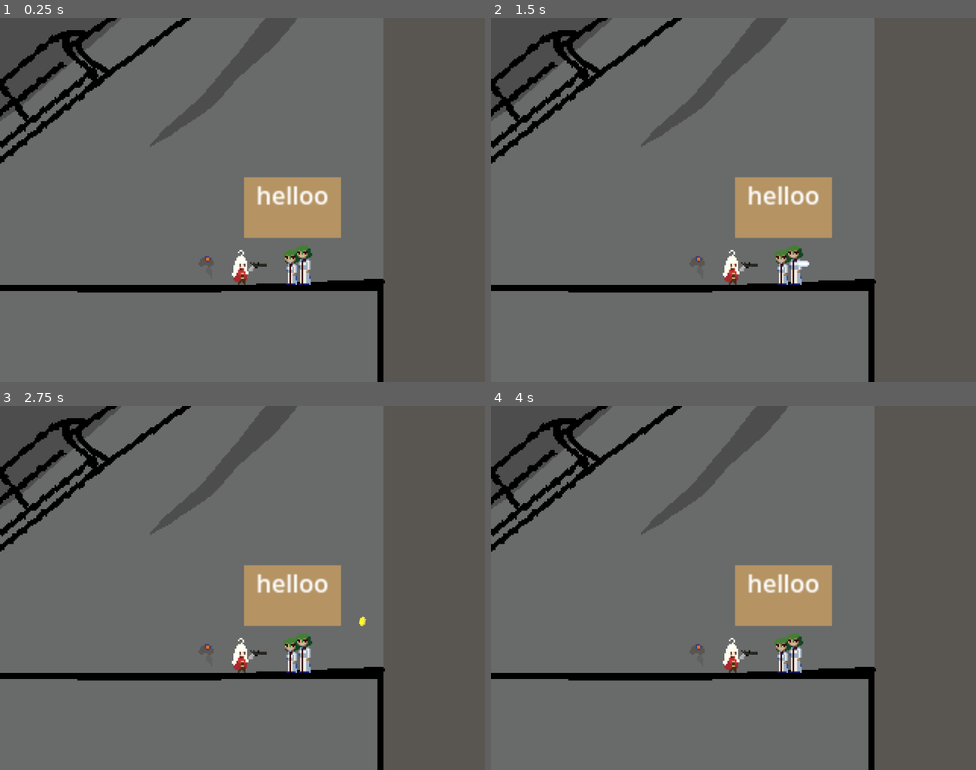
Above: before the commit, frames 1-4 (two rows, left to right).
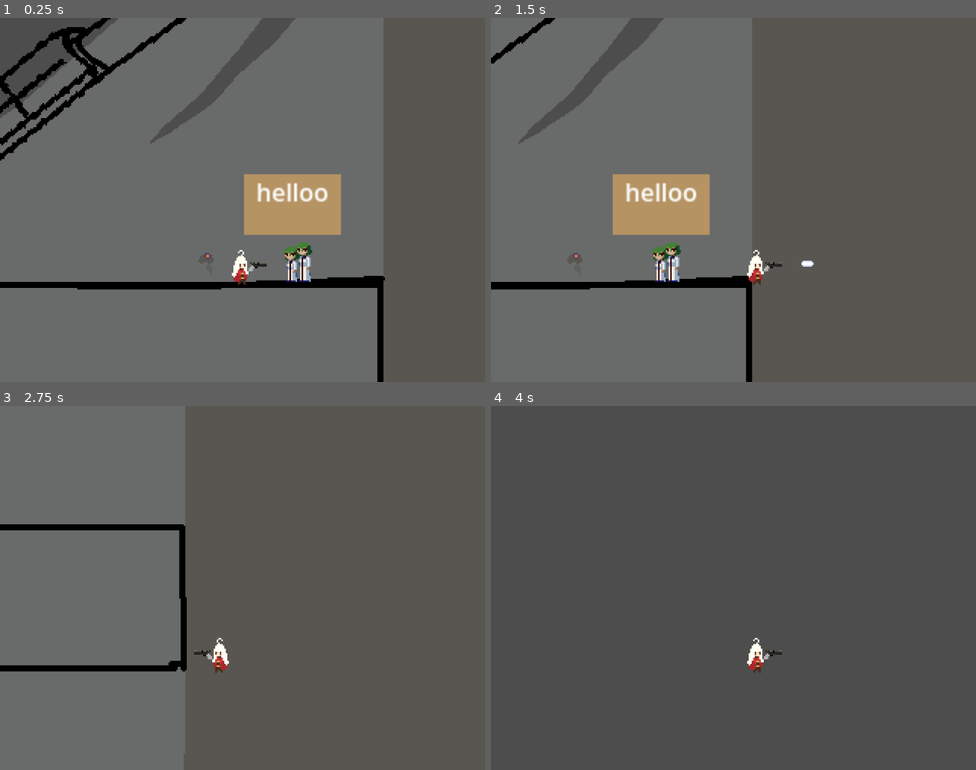
Above: after the commit, the same moments.

Repository: MaiGamesDev/Platformer_Project
Game: Godot game, scene res://SCENE/Game.tscn
The game is run twice, just before and just after one commit, with the same random seed, the same clock (stepped at 60 frames per second) and the same inputs.
Inputs (mouse positions are in pixels of both pictures, inside the frame that each line leads up to):
- Up to frame 1 (0.25 s): no input
- Up to frame 2 (1.5 s): tap Enter (ui_accept) at 0.5, 0.77 s; move the mouse to (840, 181) at 0.52 s; hold Shift (dash, bound only after the commit) 0.53-1.28 s; hold D (move_right) from 0.53 s (still down); move the mouse to (636, 218) at 1.27 s; click (636, 218) at 1.35 s
- Up to frame 3 (2.75 s): tap Enter (ui_accept) at 1.52 s; tap Shift (dash, bound only after the commit) at 1.55, 2.3 s; move the mouse to (291, 507) at 2.02 s; release D (move_right) at 2.03 s; hold A (move_left) from 2.03 s (still down); hold Right mouse button (use_item) from 2.03 s (still down)
- Up to frame 4 (4 s): move the mouse to (709, 660) at 2.77 s; release A (move_left) at 2.78 s; release Right mouse button (use_item) at 2.78 s; hold D (move_right) from 2.78 s (still down); tap Shift (dash, bound only after the commit) at 2.85 s; tap Enter (ui_accept) at 3.02, 3.77 s; move the mouse to (879, 642) at 3.52 s; hold Shift (dash, bound only after the commit) from 3.53 s (still down)

The runs differ from the first frame. In frame 1, 5.0% of the frame differs, in the area x 0-80%, y 0-76%; in frame 2, 18%; in frame 3, 13%; in frame 4, 74%, in the area x 0-80%, y 0-100%.
Error before the commit: Attempt to call function 'get' in base 'null instance' on a null instance. (res://SCENE/PlayerManager.gd:12)
Error after the commit: Invalid assignment of property or key 'playing' with value of type 'bool' on a base object of type 'AnimatedSprite2D'. (res://SCENE/Bullet.gd:10)

Commit message:
애니메이션 적용

Diff:
--- a/SCENE/Game.tscn
+++ b/SCENE/Game.tscn
@@ -665,6 +665,21 @@
 "values": [&"idle"]
 }
 
+[sub_resource type="Animation" id="Animation_usrbh"]
+resource_name = "fall"
+tracks/0/type = "value"
+tracks/0/imported = false
+tracks/0/enabled = true
+tracks/0/path = NodePath("../Sprite:animation")
+tracks/0/interp = 1
+tracks/0/loop_wrap = true
+tracks/0/keys = {
+"times": PackedFloat32Array(0),
+"transitions": PackedFloat32Array(1),
+"update": 1,
+"values": [&"fall"]
+}
+
 [sub_resource type="Animation" id="Animation_s305b"]
 resource_name = "idle"
 tracks/0/type = "value"
@@ -680,6 +695,21 @@
 "values": [&"idle"]
 }
 
+[sub_resource type="Animation" id="Animation_xicq1"]
+resource_name = "jump"
+tracks/0/type = "value"
+tracks/0/imported = false
+tracks/0/enabled = true
+tracks/0/path = NodePath("../Sprite:animation")
+tracks/0/interp = 1
+tracks/0/loop_wrap = true
+tracks/0/keys = {
+"times": PackedFloat32Array(0),
+"transitions": PackedFloat32Array(1),
+"update": 1,
+"values": [&"jump"]
+}
+
 [sub_resource type="Animation" id="Animation_mn2m6"]
 resource_name = "walk"
 tracks/0/type = "value"
@@ -695,36 +725,6 @@
 "values": [&"walk"]
 }
 
-[sub_resource type="Animation" id="Animation_usrbh"]
-resource_name = "fall"
-tracks/0/type = "value"
-tracks/0/imported = false
-tracks/0/enabled = true
-tracks/0/path = NodePath("../Sprite:animation")
-tracks/0/interp = 1
-tracks/0/loop_wrap = true
-tracks/0/keys = {
-"times": PackedFloat32Array(0),
-"transitions": PackedFloat32Array(1),
-"update": 1,
-"values": [&"fall"]
-}
-
-[sub_resource type="Animation" id="Animation_xicq1"]
-resource_name = "jump"
-tracks/0/type = "value"
-tracks/0/imported = false
-tracks/0/enabled = true
-tracks/0/path = NodePath("../Sprite:animation")
-tracks/0/interp = 1
-tracks/0/loop_wrap = true
-tracks/0/keys = {
-"times": PackedFloat32Array(0),
-"transitions": PackedFloat32Array(1),
-"update": 1,
-"values": [&"jump"]
-}
-
 [sub_resource type="AnimationLibrary" id="AnimationLibrary_t0iom"]
 _data = {
 "RESET": SubResource("Animation_2geju"),
@@ -808,7 +808,6 @@
 [node name="SpriteTree" type="AnimationTree" parent="Player"]
 tree_root = SubResource("AnimationNodeStateMachine_gnpdv")
 anim_player = NodePath("Animation")
-active = true
 parameters/playback = SubResource("AnimationNodeStateMachinePlayback_l7hdb")
 
 [node name="Animation" type="AnimationPlayer" parent="Player/SpriteTree"]
--- a/SCENE/PlayerManager.gd
+++ b/SCENE/PlayerManager.gd
@@ -5,18 +5,33 @@
 
 const SPEED = 4
 const JUMP_VELOCITY = -200.0
-const MAX_SPEED = 80
+const MAX_SPEED = 100
 const DECEL_SPEED = 6
 
-var animationTree = $AnimationTree
-var animationState = animationTree.get("parameters/playback")
 
 var gravity = ProjectSettings.get_setting("physics/2d/default_gravity")
 
 var gun_collision_point = Vector2(0,0)
 
+var STATE = "idle"
+var stateOld = STATE
+
+
 func _physics_process(delta):
-	move(delta)
+	if STATE != "dash":
+		move(delta)
+
+func _process(delta):
+
+	stateOld = STATE
+
+	manage_STATE()
+
+	#AFTER
+	if STATE != stateOld:
+		print(STATE)
+		set_animation()
+
 
 func move(delta):
 	# Add the gravity.
@@ -39,13 +54,19 @@
 
 	move_and_slide()
 
+func dash():
+	STATE = "dash"
+	var dir = sign($Sprite.scale.x)
+	velocity.x = MAX_SPEED * 2 * dir
+	move_and_slide()
 
 func _input(event):
 	if event.is_action_pressed("shoot"):
 		shoot()
 	if event.is_action_pressed("use_item"):
 		use_coin()
-
+	if event.is_action_pressed("dash"):
+		dash()
 
 func shoot():
 	var dir = sign($Sprite.scale.x)
@@ -61,18 +82,22 @@
 	coin.set_velocity(null,null,dir)
 	get_tree().root.add_child(coin)
 
-func animationManager():
+func manage_STATE():
 	# velocity animation
-	if velocity.x == 0:
-		if velocity.y < 0:
+	if not is_on_floor():
+		if velocity.y > 0:
 			#fall
-			pass
-		elif velocity.y > 0:
+			STATE = "fall"
+		elif velocity.y < 0:
 			#jump
-			pass
+			STATE = "jump"
+	else:
+		if velocity.x == 0:
+			#idle
+			STATE = "idle"
 		else:
-			#idle
-			pass
-	else:
-		#walk
-		pass
+			#walk
+			STATE = "walk"
+
+func set_animation():
+	$Sprite.animation = STATE
--- a/project.godot
+++ b/project.godot
@@ -73,6 +73,11 @@
 "events": [Object(InputEventMouseButton,"resource_local_to_scene":false,"resource_name":"","device":-1,"window_id":0,"a …(236 unchanged characters)…
 ]
 }
+dash={
+"deadzone": 0.5,
+"events": [Object(InputEventKey,"resource_local_to_scene":false,"resource_name":"","device":0,"window_id":0,"alt_pressed":false,"shift_pressed":false,"ctrl_pressed":false,"meta_pressed":false,"pressed":false,"keycode":4194325,"physical_keycode":0,"unicode":0,"echo":false,"script":null)
+]
+}
 
 [layer_names]
 
@@ -84,6 +89,7 @@
 
 [physics]
 
+2d/default_gravity=600.0
 common/enable_pause_aware_picking=true
 
 [rendering]
